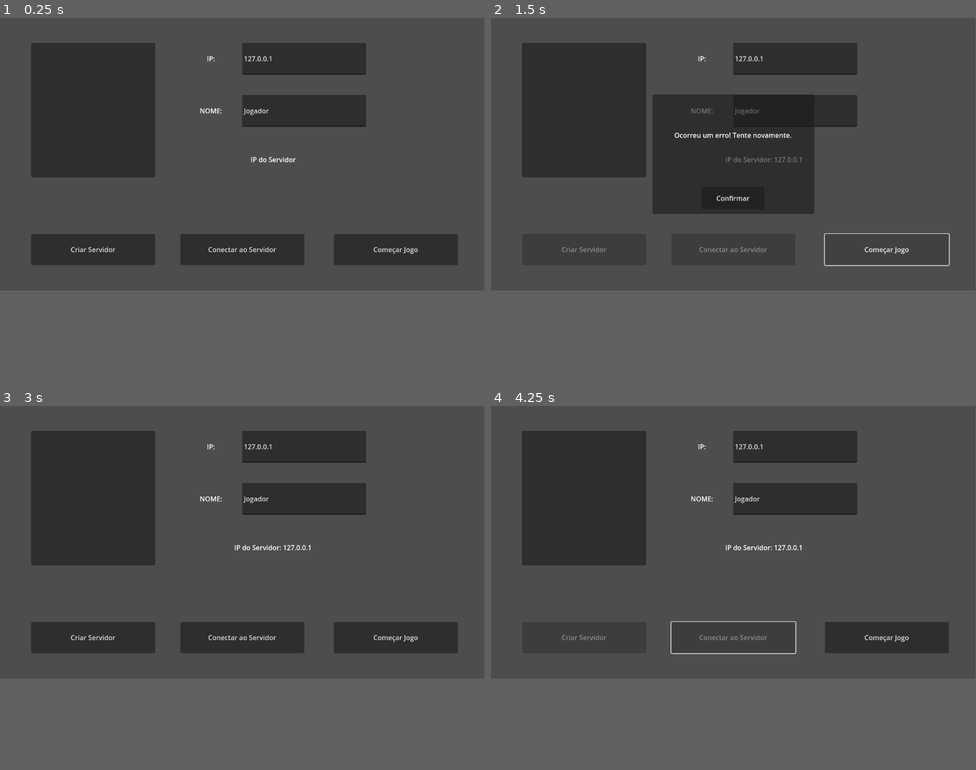
Above: before the commit, frames 1-4 (two rows, left to right).
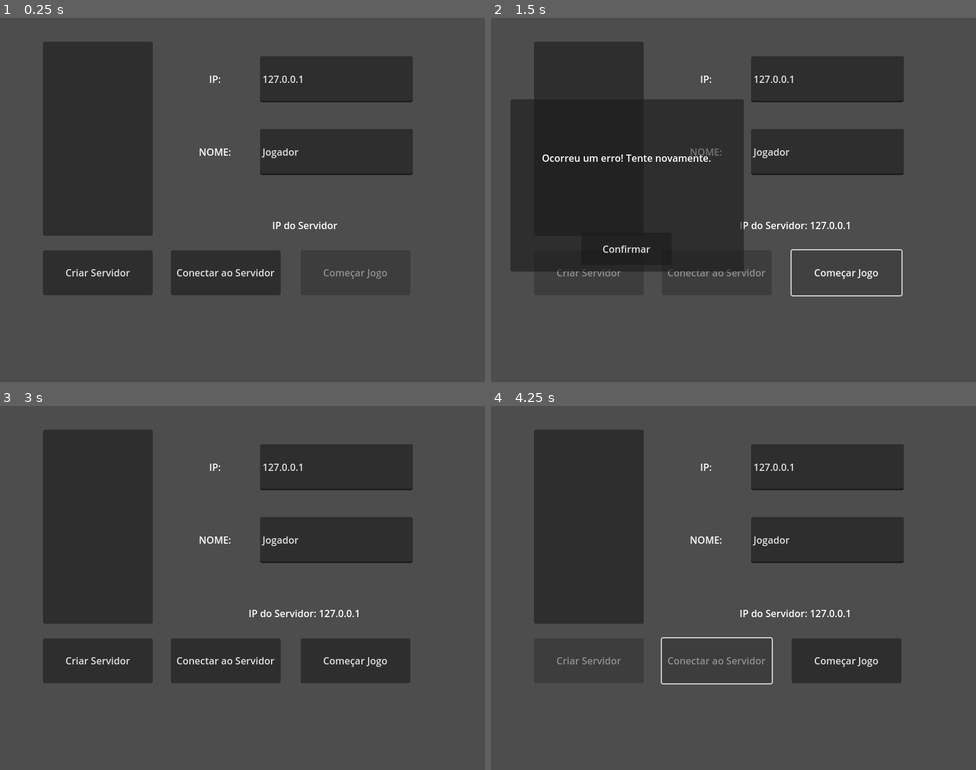
Above: after the commit, the same moments.

Repository: rafaelrodrigosilveira/Sitema-Multiplayer-Godot-4
Game: Godot game, scene res://lan.tscn
Two runs of this game, one before a commit and one after it. Both use one fixed random seed, a clock stepped at 60 frames per second and the inputs below.
Inputs:
- Up to frame 1 (0.25 s): no input
- Up to frame 2 (1.5 s): click "Criar Servidor" at 0.5 s; click "Começar Jogo" at 1.25 s
- Up to frame 3 (3 s): click "Começar Jogo" at 2 s; click "Confirmar" at 2.75 s
- Up to frame 4 (4.25 s): click "Conectar ao Servidor" at 3.5 s
The window is 799x449 before the commit and 800x600 after it. Grey fills any space a smaller window leaves; there, only what the larger window draws over its background counts as a difference.

The runs differ from the first frame. In frame 1, 22% of the frame differs, in the area x 6-95%, y 6-77%; in frame 2, 21%; in frame 3, 24%; in frame 4, 19%.

Commit message:
v0.10
reduzido a resolução de:
1152x648
Para: 800x600

Diff:
--- a/lan.gd
+++ b/lan.gd
@@ -5,6 +5,7 @@
 func _ready():
 	Network.lista_alterada.connect(self.lista_alterada)
 	Network.conexao_resetada.connect(self.conexao_resetada)
+	$"Começar".disabled = true
 	pass
 
 
@@ -15,6 +16,7 @@
 	$Conectar.disabled = true # desabilita botão
 	var ip = Network.retornar_ip()
 	$IPServidor.text = "IP do Servidor: " + ip
+	$"Começar".disabled = false
 	pass
 
 
@@ -24,6 +26,7 @@
 	Network.entrar_servidor()
 	$Criar.disabled = true # desabilita botão
 	$Conectar.disabled = true # desabilita botão
+	#$"Começar".disabled = false
 	pass
 
 func _on_começar_pressed():
@@ -50,7 +53,7 @@
 	$ErroPanel.show()
 	pass
 
-
+# Tratamento de erro
 func _on_erropanel_button_pressed():
 	$Criar.disabled = false # desabilita botão
 	$Conectar.disabled = false # desabilita botão
--- a/lan.tscn
+++ b/lan.tscn
@@ -7,30 +7,32 @@
 anchors_preset = 15
 anchor_right = 1.0
 anchor_bottom = 1.0
+offset_right = -352.0
+offset_bottom = -48.0
 grow_horizontal = 2
 grow_vertical = 2
 script = ExtResource("1_jst06")
 
 [node name="ListaJogadores" type="ItemList" parent="."]
 layout_mode = 1
-anchors_preset = 5
-anchor_left = 0.5
-anchor_right = 0.5
-offset_left = -502.0
-offset_top = 59.0
-offset_right = -207.0
-offset_bottom = 379.0
-grow_horizontal = 2
+anchors_preset = 4
+anchor_top = 0.5
+anchor_bottom = 0.5
+offset_left = 71.0
+offset_top = -237.0
+offset_right = 252.0
+offset_bottom = 83.0
+grow_vertical = 2
 
 [node name="Criar" type="Button" parent="."]
 layout_mode = 1
 anchors_preset = 2
 anchor_top = 1.0
 anchor_bottom = 1.0
-offset_left = 74.0
-offset_top = -134.0
-offset_right = 369.0
-offset_bottom = -60.0
+offset_left = 71.0
+offset_top = -169.0
+offset_right = 252.0
+offset_bottom = -95.0
 grow_vertical = 0
 text = "Criar Servidor"
 
@@ -39,10 +41,10 @@
 anchors_preset = 2
 anchor_top = 1.0
 anchor_bottom = 1.0
-offset_left = 429.0
-offset_top = -134.0
-offset_right = 724.0
-offset_bottom = -60.0
+offset_left = 282.0
+offset_top = -169.0
+offset_right = 463.0
+offset_bottom = -95.0
 grow_vertical = 0
 text = "Conectar ao Servidor"
 
@@ -51,46 +53,46 @@
 anchors_preset = 2
 anchor_top = 1.0
 anchor_bottom = 1.0
-offset_left = 794.0
-offset_top = -134.0
-offset_right = 1089.0
-offset_bottom = -60.0
+offset_left = 496.0
+offset_top = -169.0
+offset_right = 677.0
+offset_bottom = -95.0
 grow_vertical = 0
 text = "Começar Jogo"
 
 [node name="IPEdit" type="LineEdit" parent="."]
 layout_mode = 0
-offset_left = 576.0
-offset_top = 59.0
-offset_right = 871.0
-offset_bottom = 135.0
+offset_left = 429.0
+offset_top = 63.0
+offset_right = 681.0
+offset_bottom = 139.0
 text = "127.0.0.1"
 placeholder_text = "127.0.0.1"
 
 [node name="NomeEdit" type="LineEdit" parent="."]
 layout_mode = 0
-offset_left = 576.0
+offset_left = 429.0
 offset_top = 183.0
-offset_right = 871.0
+offset_right = 681.0
 offset_bottom = 259.0
 text = "Jogador"
 placeholder_text = "Jogador"
 
 [node name="Label" type="Label" parent="."]
 layout_mode = 0
-offset_left = 429.0
-offset_top = 59.0
-offset_right = 576.0
-offset_bottom = 135.0
+offset_left = 282.0
+offset_top = 63.0
+offset_right = 429.0
+offset_bottom = 139.0
 text = "IP:"
 horizontal_alignment = 1
 vertical_alignment = 1
 
 [node name="Label2" type="Label" parent="."]
 layout_mode = 0
-offset_left = 429.0
+offset_left = 282.0
 offset_top = 183.0
-offset_right = 576.0
+offset_right = 429.0
 offset_bottom = 259.0
 text = "NOME:"
 horizontal_alignment = 1
@@ -98,10 +100,10 @@
 
 [node name="IPServidor" type="Label" parent="."]
 layout_mode = 0
-offset_left = 429.0
-offset_top = 299.0
-offset_right = 871.0
-offset_bottom = 375.0
+offset_left = 282.0
+offset_top = 304.0
+offset_right = 724.0
+offset_bottom = 380.0
 text = "IP do Servidor"
 horizontal_alignment = 1
 vertical_alignment = 1
--- a/project.godot
+++ b/project.godot
@@ -19,6 +19,11 @@
 
 Network="*res://network.gd"
 
+[display]
+
+window/size/viewport_width=800
+window/size/viewport_height=600
+
 [rendering]
 
 renderer/rendering_method="gl_compatibility"
